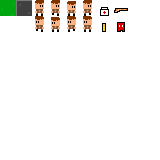
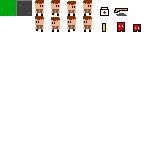
Layers edited between the first and the second 160px x 160px image:
painted on "Asset" over [116, 13, 141, 32]
